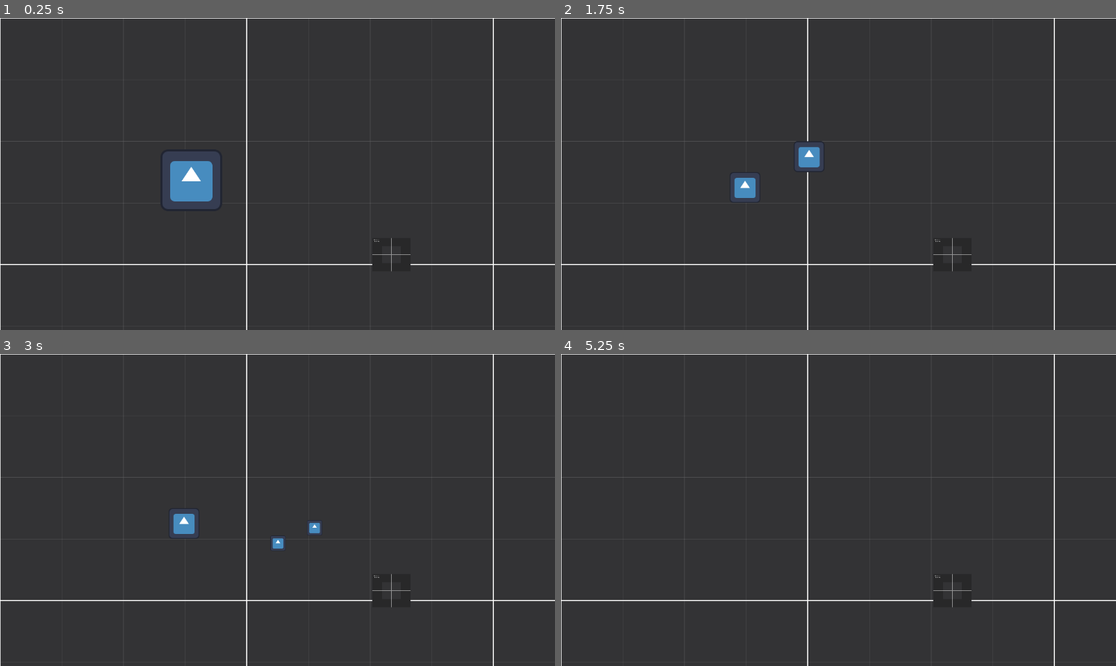
Above: before the commit, frames 1-4 (two rows, left to right).
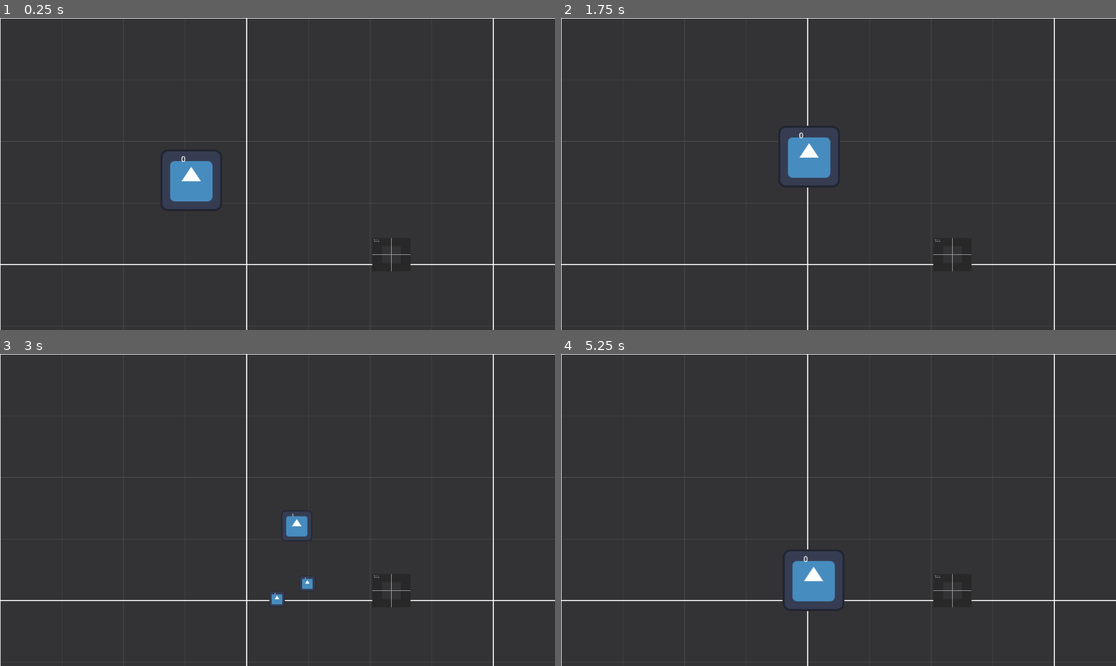
Above: after the commit, the same moments.

Repository: mEthan-e/BrainlessGameJam
Game: Godot game, scene res://Scenes/main.tscn
Two runs of this game, one before a commit and one after it. Both use one fixed random seed, a clock stepped at 60 frames per second and the inputs below. The engine's default icon, where the game draws it, is replaced by a stand-in: a white triangle on a blue panel in a dark square.
Inputs (mouse positions are in pixels of both pictures, inside the frame that each line leads up to):
- Up to frame 1 (0.25 s): no input
- Up to frame 2 (1.75 s): click (749, 180) at 0.5 s; tap Enter at 1.25 s; hold D (right) from 1.28 s (still down); tap E (split) at 1.35 s; tap Z (merge, bound only after the commit) at 1.55 s
- Up to frame 3 (3 s): release D (right) at 2.03 s; hold S (down) 2.03-2.78 s; tap Z (merge, bound only after the commit) at 2.1 s; tap E (split) at 2.3, 2.85 s; hold D (right) from 2.78 s (still down)
- Up to frame 4 (5.25 s): tap Z (merge, bound only after the commit) at 3.05, 3.6, 4.55, 5.1 s; release D (right) at 3.53 s; hold Q (Regroup) 3.53-4.28 s; tap E (split) at 3.8, 4.35 s; tap Space at 4.25 s; hold A (left) from 4.28 s (still down)

The runs differ from the first frame. In frame 1, less than 0.1% of the frame differs, in the area x 32-34%, y 44-47%; in frame 2, 2.2%, in the area x 30-51%, y 34-60%; in frame 3, 1.3%; in frame 4, 1.9%.

Commit message:
Improved merging
previous merging code still exists under manage_regroup()

Diff:
--- a/brainless-game-jam-game/Scenes/main.tscn
+++ b/brainless-game-jam-game/Scenes/main.tscn
@@ -18,4 +18,3 @@
 
 [node name="TestPlayer" parent="." unique_id=1252202136 instance=ExtResource("1_jjgbg")]
 position = Vector2(397, 337)
-max_splits = 5
--- a/brainless-game-jam-game/Scenes/playerParts/testPlayer.tscn
+++ b/brainless-game-jam-game/Scenes/playerParts/testPlayer.tscn
@@ -23,4 +23,11 @@
 flat = true
 metadata/_edit_use_anchors_ = true
 
+[node name="Label" type="Label" parent="." unique_id=1349143030]
+offset_left = -21.0
+offset_top = -56.0
+offset_right = 19.0
+offset_bottom = -33.0
+text = "ID"
+
 [connection signal="pressed" from="Button" to="." method="_on_button_pressed"]
--- a/brainless-game-jam-game/Scripts/test_player.gd
+++ b/brainless-game-jam-game/Scripts/test_player.gd
@@ -5,12 +5,15 @@
 var player := load("res://Scenes/playerParts/testPlayer.tscn")
 var current_split_count
 var is_controlling: bool
+var id: int = 0
+@onready var label: Label = $Label # for testing
 
 const SPEED = 300.0
 var direction
 
 func _ready() -> void:
 	add_to_group("players")
+	add_to_group(str(id))
 
 func _init() -> void:
 	current_split_count = 0
@@ -40,11 +43,15 @@
 		if(current_split_count >= max_splits):
 				return
 		current_split_count += 1
+		id += 1
 		for i in range(0, split_count):
 			var new_player = player.instantiate()
 			new_player.scale = self.scale / split_count
 			new_player.position = self.position + Vector2(randi_range(-30, 30), randi_range(-30, 30))
 			new_player.current_split_count = current_split_count
+			new_player.id = id
+			new_player.max_splits = max_splits
+			new_player.add_to_group(str(id))
 			if (i != 0):
 				new_player.is_controlling = false
 			else:
@@ -53,8 +60,42 @@
 			print("new clone!")
 		queue_free()
 
-func _process(delta: float) -> void:
-	manage_split()
+func manage_merge() -> void:
+	if(Input.is_action_just_pressed("merge")):
+
+
+		if (current_split_count <= 0):
+			return
+
+		var mergeable: bool = false
+		var mean_pos: Vector2
+		var clone_count: int = 0
+
+		for clone in get_parent().get_children():
+			if (clone.is_in_group(str(id))):
+				if (clone == self):
+					continue
+				mergeable = true
+				mean_pos += position
+				current_split_count -= 1
+				clone_count += 1
+				print("clone deleted")
+				clone.queue_free()
+
+		if (mergeable):
+			var new_player = player.instantiate()
+			new_player.scale = self.scale * 2
+			new_player.current_split_count = current_split_count
+			new_player.id = id - 1
+			new_player.position = mean_pos / clone_count
+			new_player.is_controlling = true
+
+			if (!is_controlling):
+				return
+			get_parent().add_child(new_player)
+			print("merged")
+
+func manage_regroup() -> void:
 	if(Input.is_action_just_pressed("Regroup")):
 		if(!is_controlling):
 			return
@@ -87,6 +128,11 @@
 
 		get_parent().add_child(merged_player) # why use get_parent().add_child() instead of add_sibling()?
 
+func _process(delta: float) -> void:
+	label.text = str(id)
+	manage_split()
+	manage_merge()
+
 
 func _on_button_pressed() -> void:
 	is_controlling = !is_controlling
--- a/brainless-game-jam-game/project.godot
+++ b/brainless-game-jam-game/project.godot
@@ -55,6 +55,11 @@
 "events": [Object(InputEventKey,"resource_local_to_scene":false,"resource_name":"","device":-1,"window_id":0,"alt_press …(192 unchanged characters)…
 ]
 }
+merge={
+"deadzone": 0.2,
+"events": [Object(InputEventKey,"resource_local_to_scene":false,"resource_name":"","device":-1,"window_id":0,"alt_pressed":false,"shift_pressed":false,"ctrl_pressed":false,"meta_pressed":false,"pressed":false,"keycode":0,"physical_keycode":90,"key_label":0,"unicode":122,"location":0,"echo":false,"script":null)
+]
+}
 
 [rendering]
 
